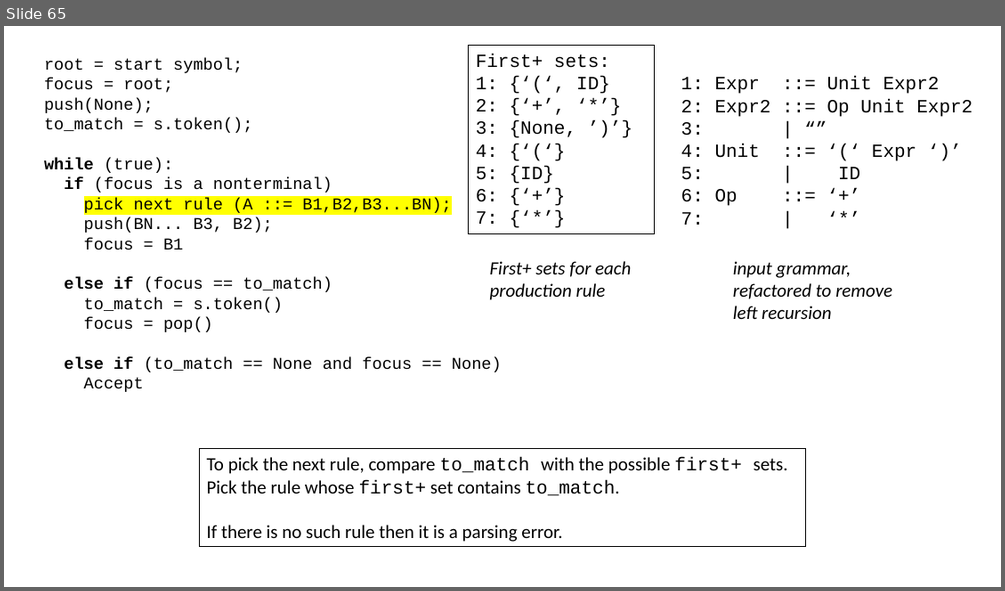
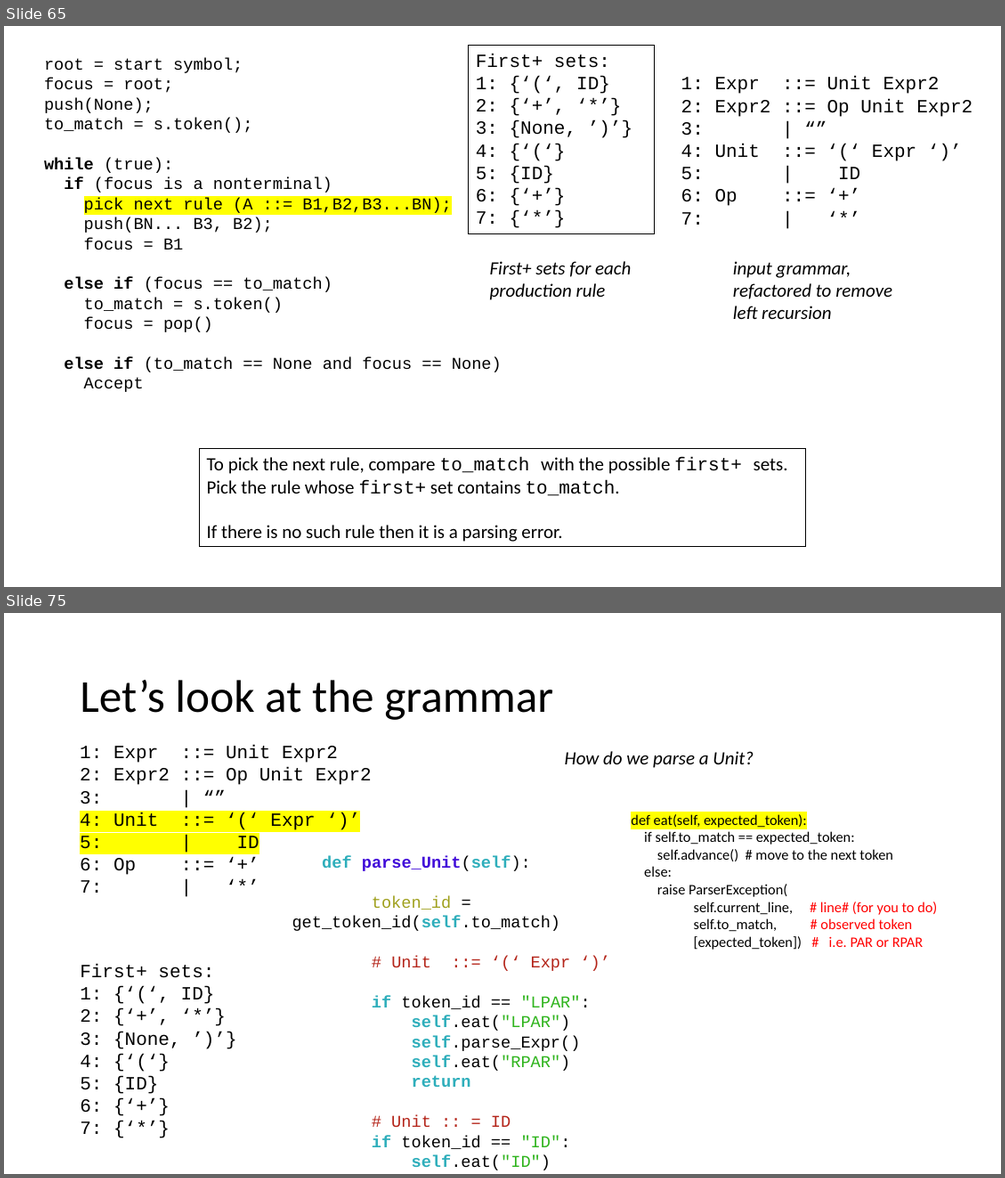
Before and after one commit to siero/CSE110A-W26, a slide deck: PDFS/C110-09-TOP-DOWN-PARSING.pptx. Shown one above the other, each under a label of ours: slide 65 before the commit, slides 65 and 75 after it; the slides between them are not shown. The pictures are 1005x591 and 1005x1178 pixels, drawn with LibreOffice and Linux fonts; fonts in the diff are those of the drawing. Boxes give left, top, right and bottom in pixels: in the first picture for what was removed or moved away, otherwise in the second. Text is boxed around its words. In the diff, an @@ line names an element or a change of style, - is before the commit and + after.

```diff
--- a/PDFS/C110-09-TOP-DOWN-PARSING.pptx
+++ b/PDFS/C110-09-TOP-DOWN-PARSING.pptx
@@ slide 75 added at (4, 613, 1001, 1174), background #FFFFFF @@
@@ title added at (80, 680, 553, 720), 44 pt, text #000000 @@
+Let’s look at the grammar
@@ text added at (80, 745, 372, 892), 18 pt, text #000000 @@
+1: Expr ::= Unit Expr2
+2: Expr2 ::= Op Unit Expr2
+3: | “”
+4: Unit ::= ‘(‘ Expr ‘)’
+5: | ID
+6: Op ::= ‘+’
+7: | ‘*’
@@ text added at (565, 751, 753, 768), 18 pt, text #000000, italic @@
+How do we parse a Unit?
@@ text added at (631, 814, 937, 949), 14 pt, text #000000 @@
+def eat(self, expected_token):
+if self.to_match == expected_token:
+self.advance() # move to the next token
+else:
+raise ParserException(
+self.current_line, # line# (for you to do)
+self.to_match, # observed token
+[expected_token]) # i.e. PAR or RPAR
@@ text added at (292, 856, 591, 1170), 16 pt, text #000000 @@
+def parse_Unit(self):
+token_id = get_token_id(self.to_match)
+# Unit ::= ‘(‘ Expr ‘)’
+if token_id == "LPAR":
+self.eat("LPAR")
+self.parse_Expr()
+self.eat("RPAR")
+return
+# Unit :: = ID
+if token_id == "ID":
+self.eat("ID")
+return
@@ text added at (80, 964, 215, 1134), 18 pt, text #000000 @@
+First+ sets:
+1: {‘(‘, ID}
+2: {‘+’, ‘*’}
+3: {None, ’)’}
+4: {‘(‘}
+5: {ID}
+6: {‘+’}
+7: {‘*’}
```
Also in this commit, not shown: 1 slide changed, 13 other slides added, 1 other file.
